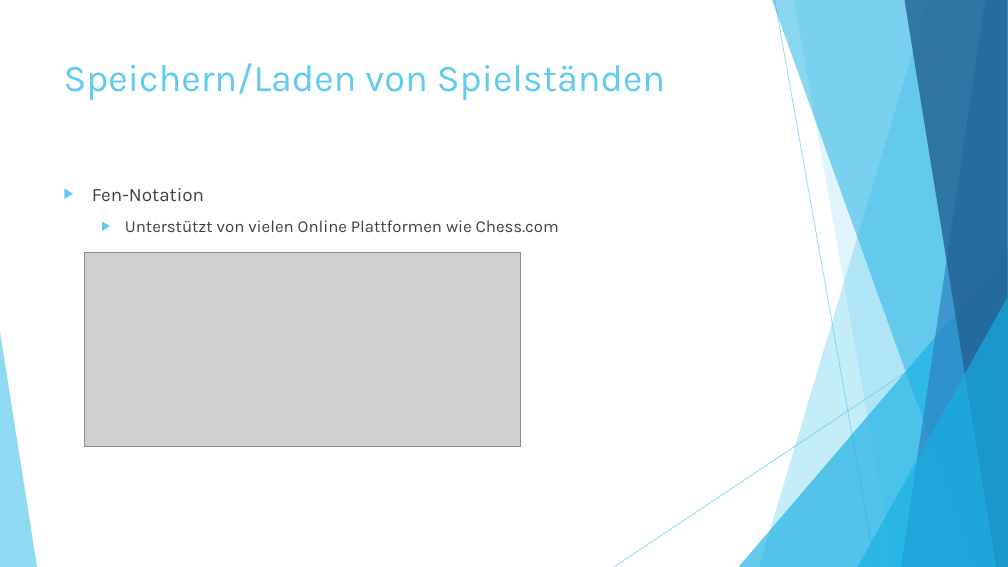
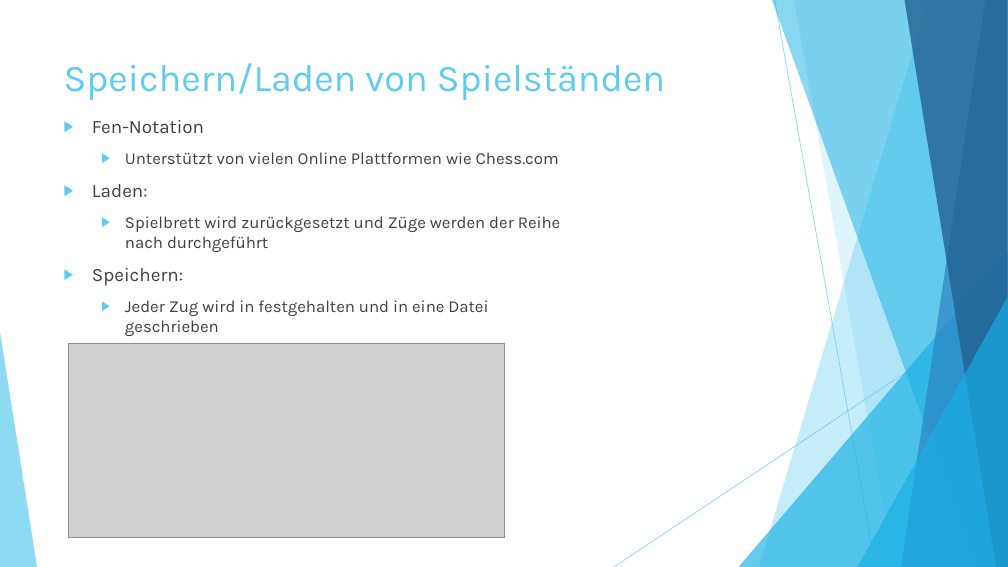
Before and after one commit to ThomasWagner-dev/Schach, a slide deck: slide 16 of Schachprojekt.pptx (slide 7 before the commit). Drawn at 1008x567 pixels with LibreOffice and Linux fonts; fonts in the diff are those of the drawing; grey boxes stand for pictures. Boxes give left, top, right and bottom in pixels: in the first picture for what was removed or moved away, otherwise in the second. Text is boxed around its words. In the diff, an @@ line names an element or a change of style, - is before the commit and + after.

```diff
--- a/Schachprojekt.pptx
+++ b/Schachprojekt.pptx
@@ text "Fen-Notation": place and size @@
-text "Fen-Notation" at (92, 188, 559, 232)
+text "Fen-Notation" at (92, 120, 561, 336)
@@ text at (92, 216, 561, 336): paragraphs added @@
+▶ Laden:
+  ▶ Spielbrett wird zurückgesetzt und Züge werden der Reihe nach durchgeführt
+▶ Speichern:
+  ▶ Jeder Zug wird in festgehalten und in eine Datei geschrieben
@@ picture: place and size @@
-picture at (85, 253, 521, 447)
+picture at (68, 343, 504, 538)
```
Also in this commit, not shown: 3 other slides changed, 10 slides added, 1 other file.
